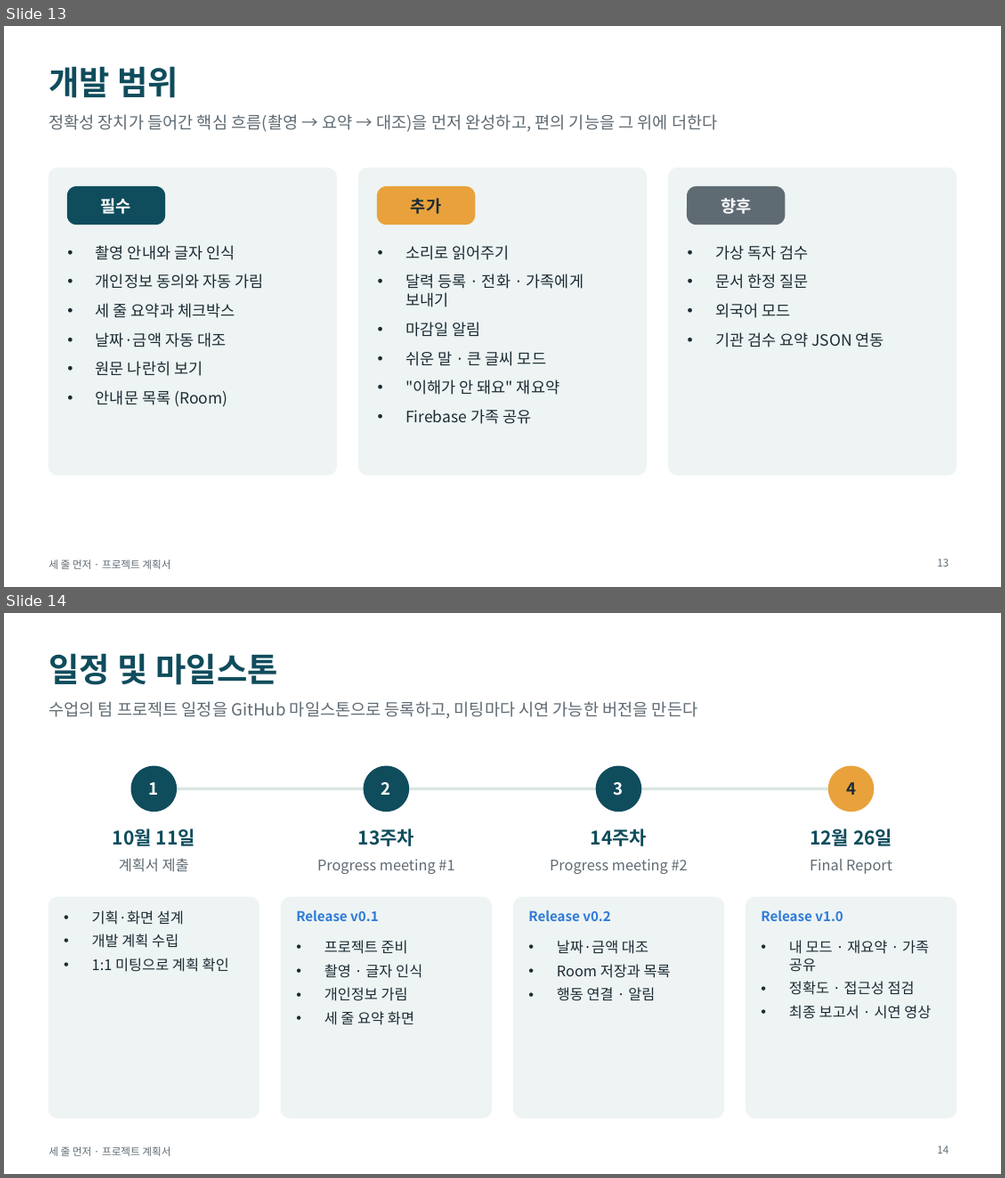
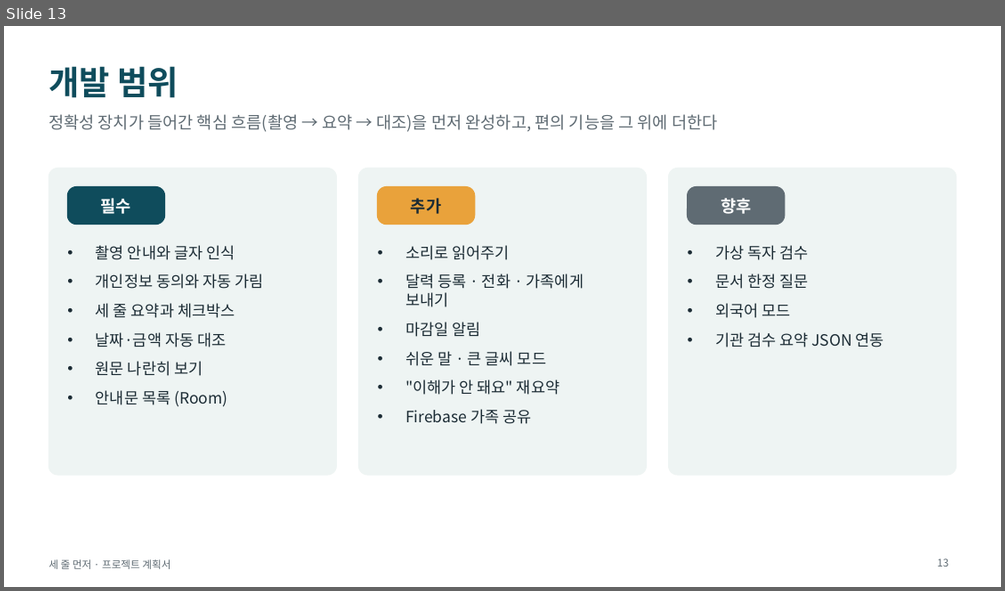
Before and after one commit to KMS3735/three-lines-first, a slide deck: docs/project-plan.pptx. Shown one above the other, each under a label of ours: slides 13 and 14 before the commit, slide 13 after it. The pictures are 1005x1178 and 1005x591 pixels, drawn with LibreOffice and Linux fonts; fonts in the diff are those of the drawing. Boxes give left, top, right and bottom in pixels: in the first picture for what was removed or moved away, otherwise in the second. Text is boxed around its words. In the diff, an @@ line names an element or a change of style, - is before the commit and + after.

Commit message:
계획서에서 일정·미팅·진행 보고 내용 제외, README 기술 스택 정리
- 계획서 PPT에서 일정·마일스톤 슬라이드 삭제, GitHub 관리 슬라이드를 저장소·커밋 규칙 중심으로 변경
- 프로젝트 관리 계획에서 일정, 마일스톤, 진행 보고, 최종 제출 항목 삭제
- README 기술 스택을 배지와 분야별 표로 정리

```diff
--- a/docs/project-plan.pptx
+++ b/docs/project-plan.pptx
@@ slide 14 removed at [4,613,1001,1174], background #FFFFFF; not listed: 1 template element that a slide beside it also shows @@
@@ title removed at [48,653,277,685] @@
-일정 및 마일스톤
@@ text removed at [48,701,697,719] @@
-수업의 텀 프로젝트 일정을 GitHub 마일스톤으로 등록하고, 미팅마다 시연 가능한 버전을 만든다
@@ ellipse removed at [131,766,176,811] @@
@@ ellipse removed at [364,766,409,811] @@
@@ ellipse removed at [596,766,641,811] @@
@@ ellipse removed at [829,766,874,811] @@
@@ text removed at [149,782,159,795] @@
-1
@@ line removed from (154, 788) to (851, 788) @@
@@ text removed at [381,782,391,795] @@
-2
@@ text removed at [614,782,623,795] @@
-3
@@ text removed at [846,782,856,795] @@
-4
@@ text removed at [113,828,195,846] @@
-10월 11일
@@ text removed at [358,828,414,846] @@
-13주차
@@ text removed at [591,828,647,846] @@
-14주차
@@ text removed at [809,828,892,846] @@
-12월 26일
@@ text removed at [119,858,189,872] @@
-계획서 제출
@@ text removed at [317,859,454,874] @@
-Progress meeting #1
@@ text removed at [550,859,688,874] @@
-Progress meeting #2
@@ text removed at [809,859,892,874] @@
-Final Report
@@ rounded rectangle removed at [48,897,259,1118] @@
@@ rounded rectangle removed at [282,897,492,1118] @@
@@ rounded rectangle removed at [514,897,724,1118] @@
@@ rounded rectangle removed at [745,897,956,1118] @@
@@ text removed at [92,910,229,972] @@
-• 기획·화면 설계
-• 개발 계획 수립
-• 1:1 미팅으로 계획 확인
@@ text removed at [296,910,378,921] @@
-Release v0.1
@@ text removed at [528,910,610,921] @@
-Release v0.2
@@ text removed at [760,910,842,921] @@
-Release v1.0
@@ text removed at [324,940,422,1025] @@
-• 프로젝트 준비
-• 촬영 · 글자 인식
-• 개인정보 가림
-• 세 줄 요약 화면
@@ text removed at [557,940,671,1001] @@
-• 날짜·금액 대조
-• Room 저장과 목록
-• 행동 연결 · 알림
@@ text removed at [789,940,930,1019] @@
-• 내 모드 · 재요약 · 가족 공유
-• 정확도 · 접근성 점검
-• 최종 보고서 · 시연 영상
@@ page number removed at [937,1145,948,1153] @@
-14
```
Also in this commit, not shown: 2 slides changed, 4 other files.
